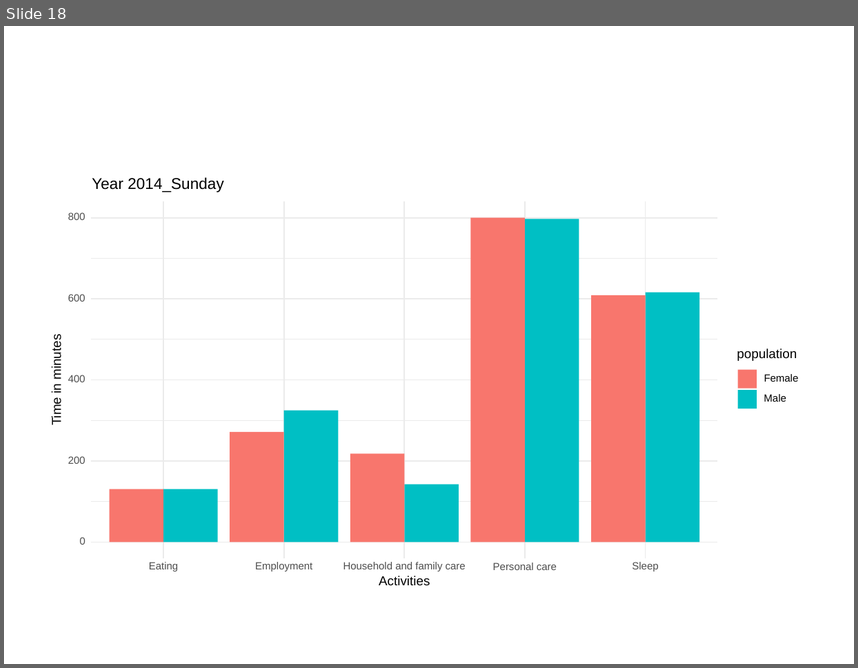
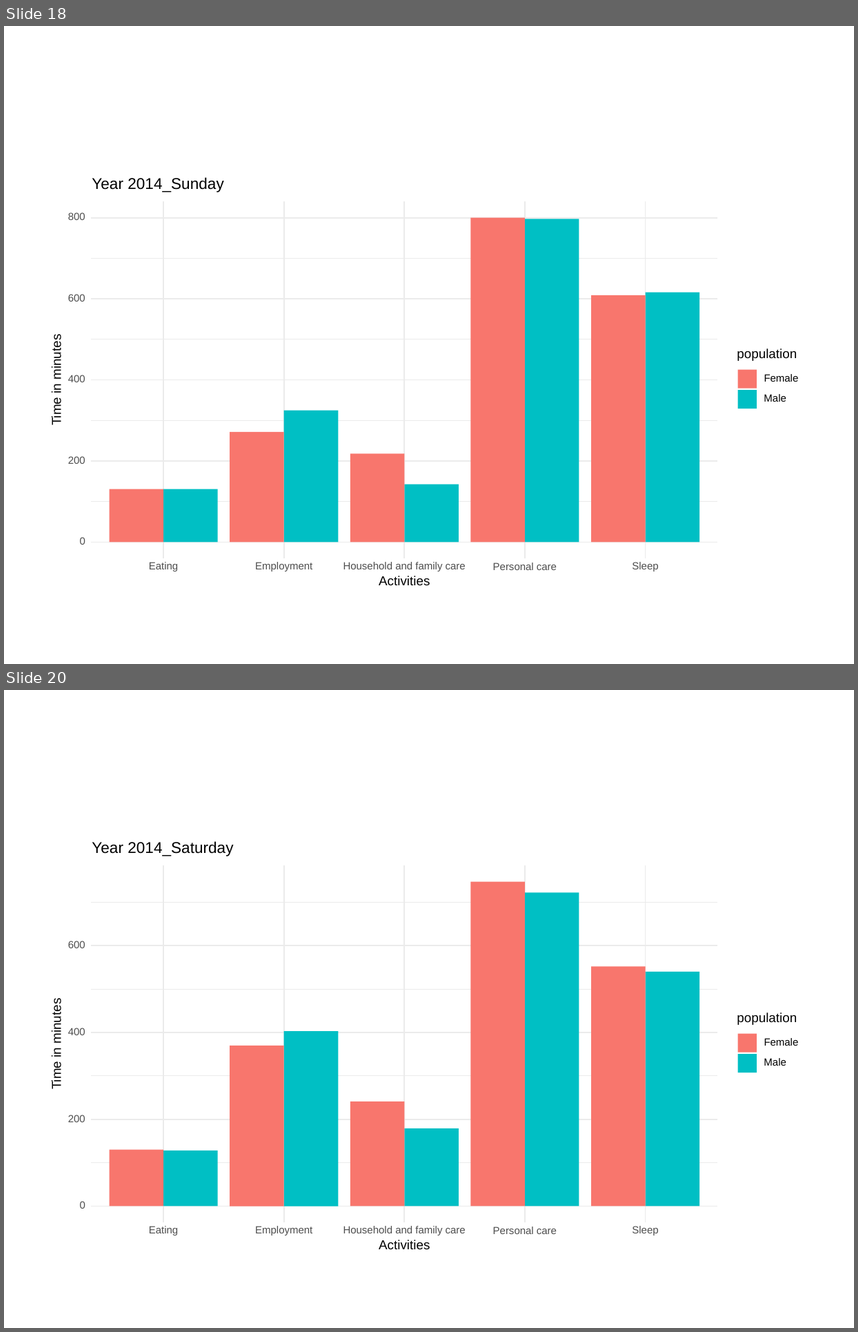
Before and after one commit to rbind/b-rodrigues.github.com, a slide deck: content/blog/test.pptx. Shown one above the other, each under a label of ours: slide 18 before the commit, slides 18 and 20 after it; the slides between them are not shown. The pictures are 858x668 and 858x1332 pixels, drawn with LibreOffice and Linux fonts; fonts in the diff are those of the drawing. Boxes give left, top, right and bottom in pixels: in the first picture for what was removed or moved away, otherwise in the second. Text is boxed around its words. In the diff, an @@ line names an element or a change of style, - is before the commit and + after.

```diff
--- a/content/blog/test.pptx
+++ b/content/blog/test.pptx
@@ slide 20 added at (4,690,854,1328), background #FFFFFF @@
@@ group added at (47,839,811,1259): 15 texts, 13 rectangles, 13 freeform shapes @@
+0
+200
+400
+600
+Eating
+Employment
+Household and family care
+Personal care
+Sleep
+Activities
+Time in minutes
+population
+Female
+Male
+Year 2014_Saturday
```
Also in this commit, not shown: 2 other slides added, 11 other files.
